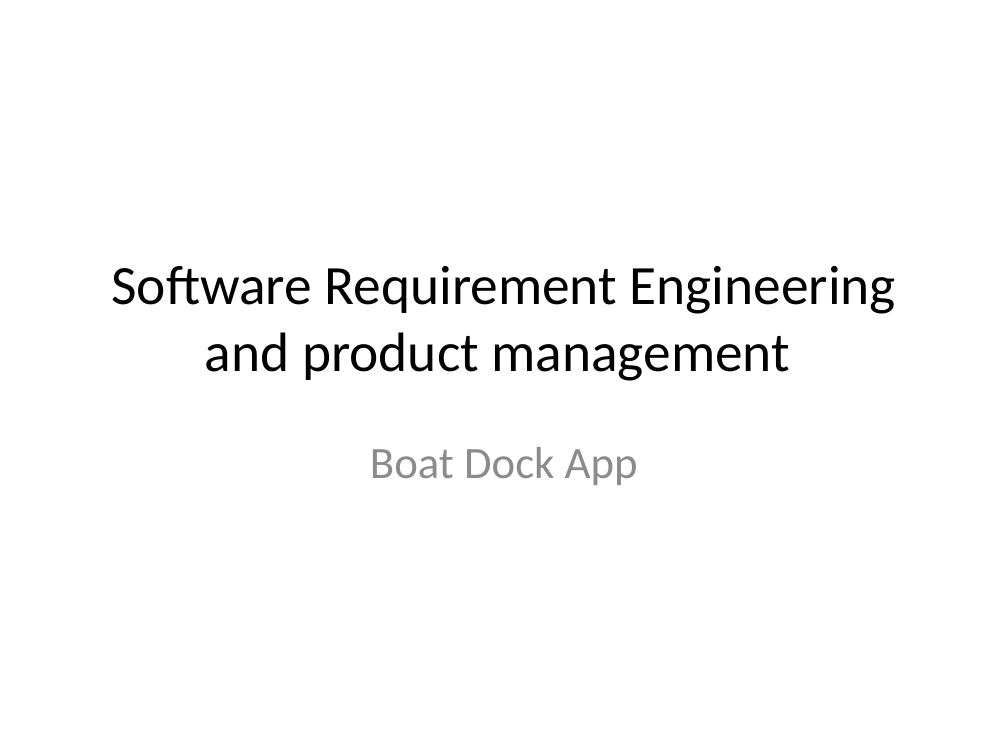
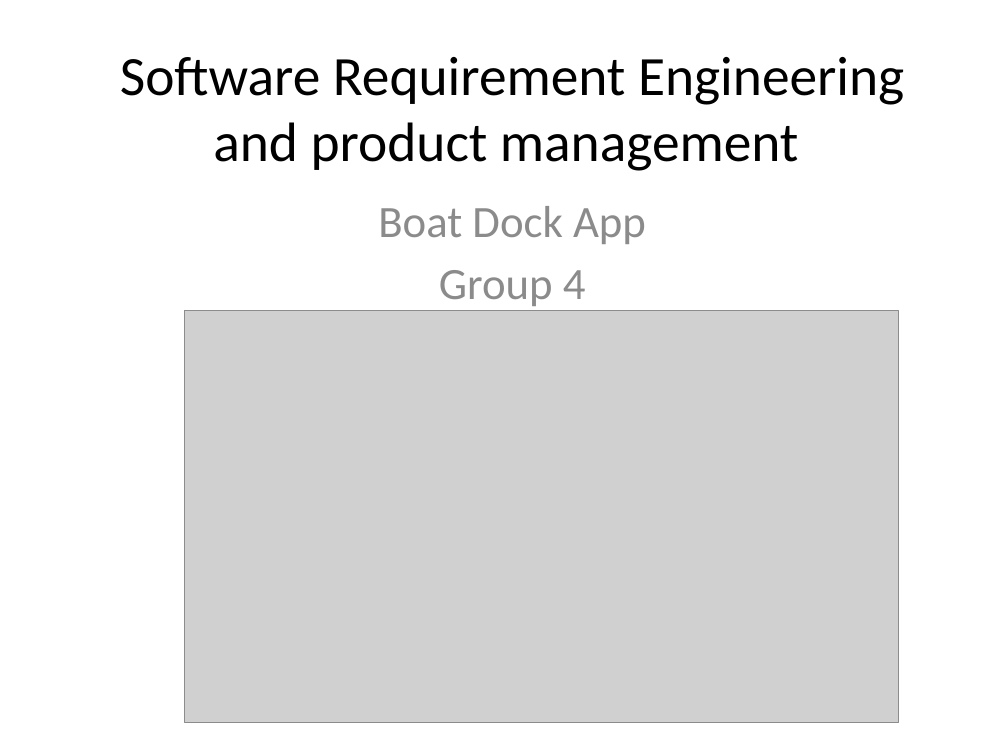
Before and after one commit to alihsn2010/REDocument, a slide deck: slide 1 of Software Requirement Engineering and product management.pptx. Drawn at 1008x756 pixels with LibreOffice and Linux fonts; fonts in the diff are those of the drawing; grey boxes stand for pictures. Boxes give left, top, right and bottom in pixels: in the first picture for what was removed or moved away, otherwise in the second. Text is boxed around its words. In the diff, an @@ line names an element or a change of style, - is before the commit and + after.

Commit message:
Adding the powerpoint slides and add archtecture rationlie portions

```diff
--- a/Software Requirement Engineering and product management.pptx
+++ b/Software Requirement Engineering and product management.pptx
@@ title "Software Requirement Engineering and product ...": place and size @@
-title "Software Requirement Engineering and product ..." at (111,266,896,381)
+title "Software Requirement Engineering and product ..." at (120,57,904,171)
@@ subtitle "Boat Dock App": place and size @@
-subtitle "Boat Dock App" at (370,447,638,485)
+subtitle "Boat Dock App" at (378,206,646,311)
@@ subtitle at (439,270,586,311): paragraph added @@
+Group 4
@@ picture added at (184,310,898,722) @@
```
Also in this commit, not shown: 2 other files.
